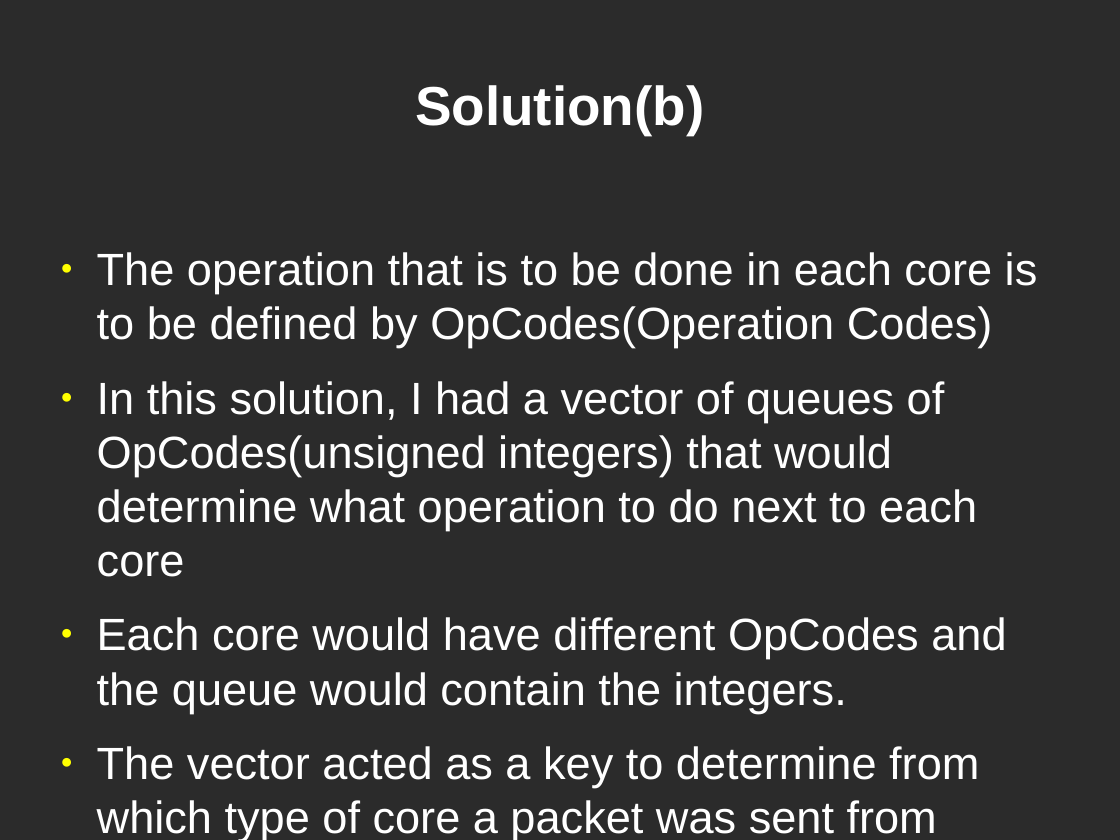
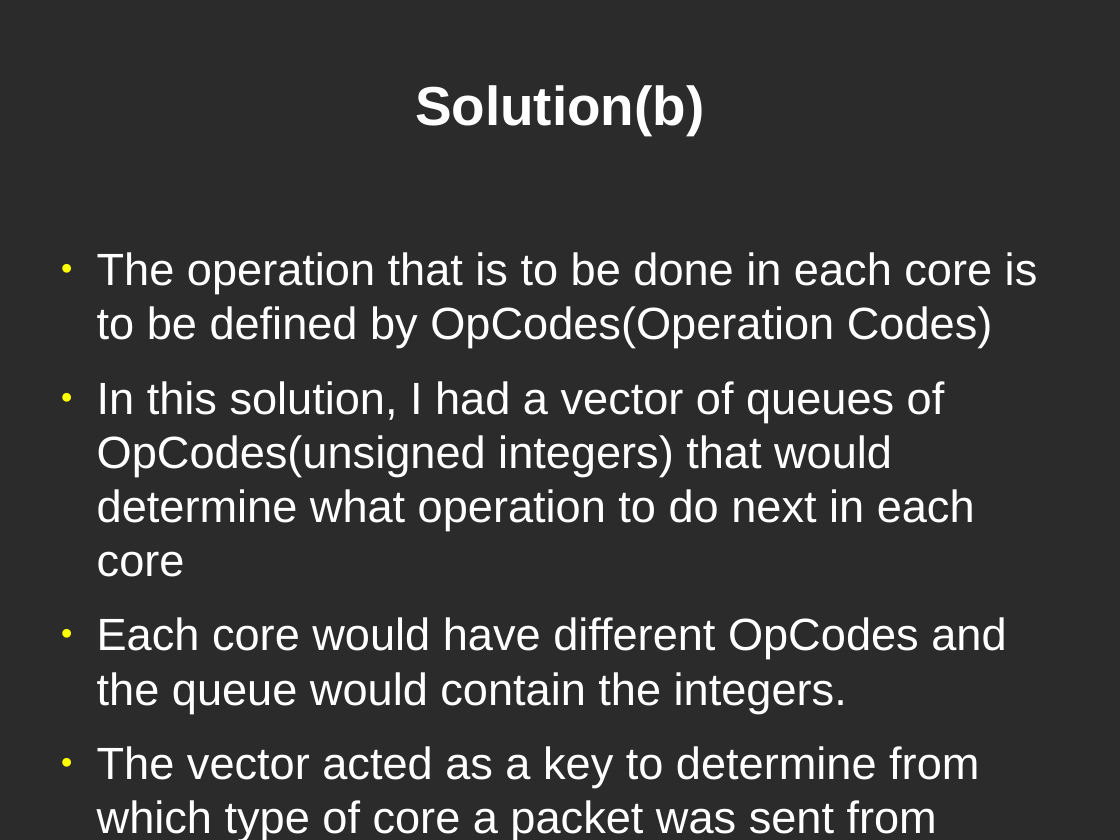
Before and after one commit to Alex-Oiko/3rd-Year-Project, a slide deck: slide 8 of Deliverables/Project Viva/viva_presentation.odp. Drawn at 1120x840 pixels with LibreOffice and Linux fonts; fonts in the diff are those of the drawing; background and template pictures are left out; a plain dark background stands for a picture behind light text. Boxes give left, top, right and bottom in pixels: in the first picture for what was removed or moved away, otherwise in the second. Text is boxed around its words. In the diff, an @@ line names an element or a change of style, - is before the commit and + after.

```diff
--- a/Deliverables/Project Viva/viva_presentation.odp
+++ b/Deliverables/Project Viva/viva_presentation.odp
@@ text at <box>97,381,975,577</box>: text changed @@
-● In this solution, I had a vector of queues of OpCodes(unsigned integers) that would determine what operation to do next to each core
+● In this solution, I had a vector of queues of OpCodes(unsigned integers) that would determine what operation to do next in each core
```
Also in this commit, not shown: 5 other slides changed.
